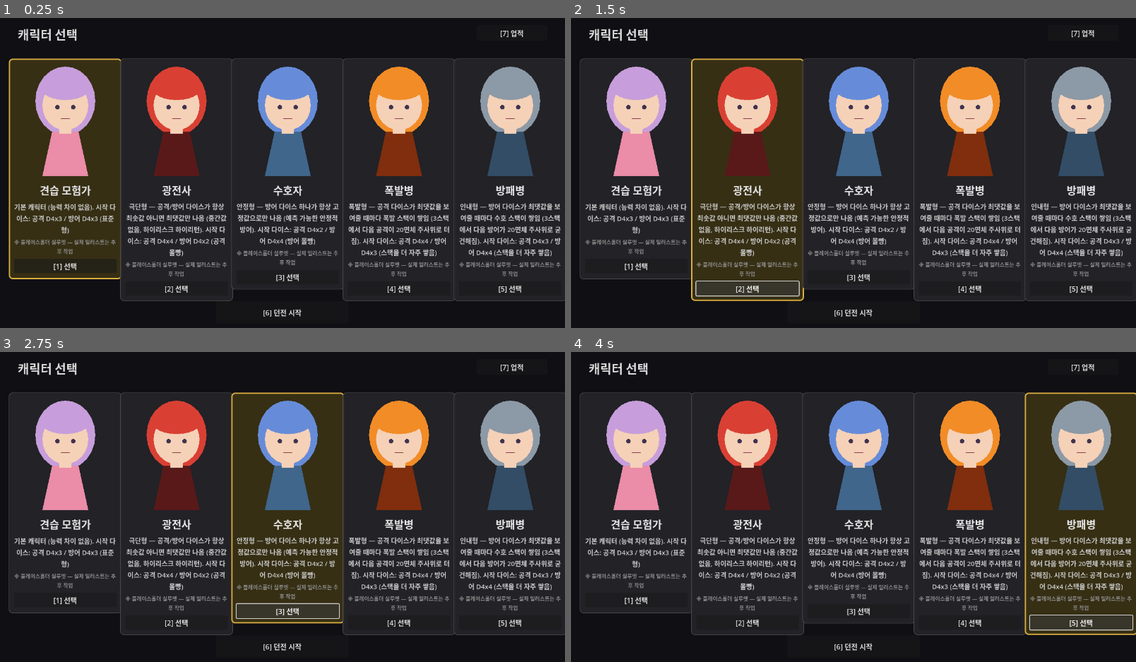
Above: before the commit, frames 1-4 (two rows, left to right).
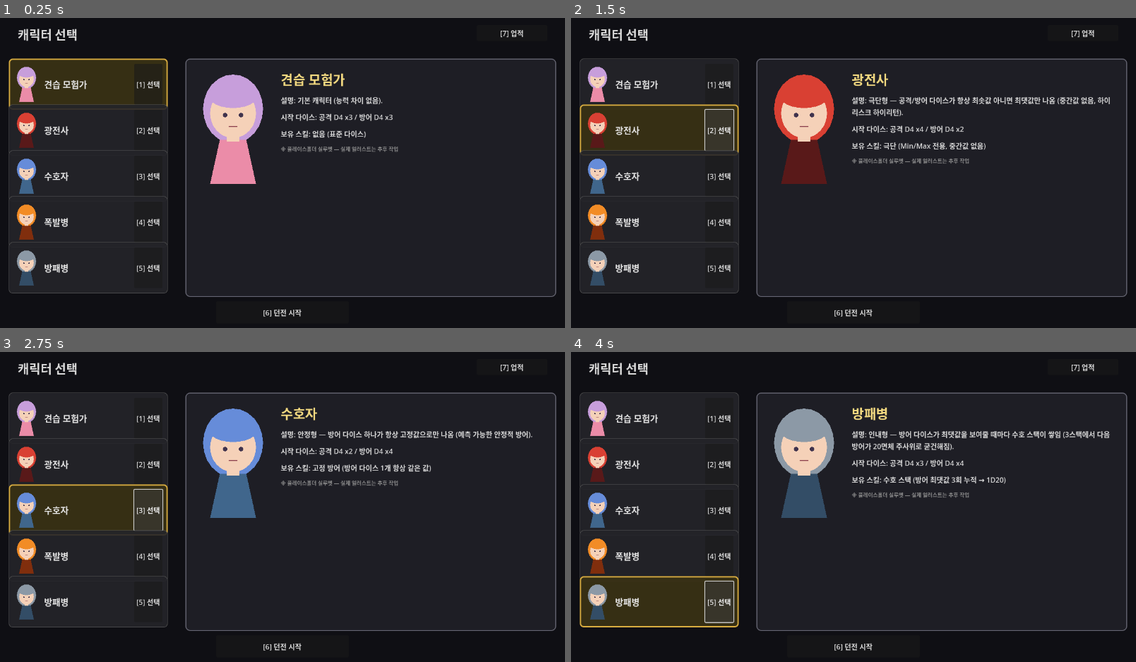
Above: after the commit, the same moments.

Repository: YGseok/ProjectD
Game: Godot game, scene res://code/scenes/character_select.tscn
The game is run twice, just before and just after one commit, with the same random seed, the same clock (stepped at 60 frames per second) and the same inputs.
Inputs:
- Up to frame 1 (0.25 s): no input
- Up to frame 2 (1.5 s): click "[1] 선택" at 0.5 s; click "[2] 선택" at 1.25 s
- Up to frame 3 (2.75 s): click "[3] 선택" at 2 s
- Up to frame 4 (4 s): click "[4] 선택" at 2.75 s; click "[5] 선택" at 3.5 s

The runs differ from the first frame. In frame 1, 26% of the frame differs, in the area x 1-100%, y 12-92%; in frame 2, 30%; in frame 3, 28%; in frame 4, 31%.

Commit message:
feat: 캐릭터 선택 화면을 목록+상세 패널 2단 레이아웃으로 개편
INBOX.md 2026-09-14 요청("외형과 이름들만 간략하게 나오고, 패널 선택시
오른쪽에 상세 정보를 제공") 반영. 카드 하나에 모든 정보를 담아 화면을
5등분하던 방식에서, 왼쪽 좁은 목록(초상+이름+선택 버튼)과 오른쪽 상세
패널(설명/시작 다이스/보유 스킬)로 분리했다. character_profiles.gd에
concept(순수 컨셉 설명)/gimmick_label() 필드·함수를 추가했고, 기존 desc
필드는 deck_panel.gd 등 다른 소비처를 위해 그대로 유지했다.

docs/STATUS.md, docs/feedback/INBOX.md 인수인계 갱신 + 아카이브 정리 포함.

Diff:
--- a/code/scenes/character_select.gd
+++ b/code/scenes/character_select.gd
@@ -16,23 +16,38 @@
 ## (기본값: 첫 번째 프로필) -> "던전 시작" 버튼 -> RunState.reset_run(선택한 id)로
 ## 새 런 시작 -> dungeon_map.tscn.
 
-## CARD_WIDTH_MAX: 캐릭터 수가 적을 때(지금 4종) 카드가 이보다 넓어지지 않게 하는 상한.
-## ROW_MARGIN: 카드 줄 좌우로 남겨두는 여백 — 이 안쪽 폭(1280 - ROW_MARGIN*2)을 카드
-## 개수만큼 나눠 카드 폭을 정하므로, 캐릭터가 늘어나도(5종까지 예정, docs/STATUS.md
-## 다음 할 일 큐 14번) 카드가 화면 밖으로 밀려나지 않는다(4종째부터 실제로 1280px를
-## 넘겨 화면 오른쪽이 잘리던 버그를 이번에 고침 — 폭발병 카드 QA 스크린샷에서 발견).
-const CARD_WIDTH_MAX := 360.0
-const CARD_HEIGHT := 500.0
-const CARD_GAP := 20.0
-const ROW_MARGIN := 20.0
+## CARD_WIDTH/CARD_HEIGHT/CARD_GAP: 왼쪽 카드 목록(초상+이름만, INBOX.md 2026-09-14
+## "외형과 이름들만 간략하게 나오고, 패널 선택시 오른쪽에 상세 정보를 제공"을 반영해
+## 2026-09-15에 "카드 하나에 모든 정보" 방식에서 "간략한 목록 + 오른쪽 상세 패널"
+## 방식으로 개편)의 한 행 크기. 예전에는 카드 폭을 캐릭터 수에 맞춰 동적으로 계산했지만
+## (화면 폭을 5등분), 이제는 카드가 세로로 쌓이는 목록이라 폭이 고정이어도 캐릭터가
+## 늘어나도(6종째부터는 CardsContainer 높이를 넘어 스크롤이 필요해질 수 있음 — 지금
+## 5종까지는 문제 없음) 문제가 없다.
+const CARD_WIDTH := 360.0
+const CARD_HEIGHT := 92.0
+const CARD_GAP := 12.0
+## PORTRAIT_SCALE: CharacterPortraitPlaceholder는 원래 카드 전체(약 136x248px)를 채우는
+## 크기로 그려지므로, 목록의 작은 초상 칸에 맞추려면 축소해야 한다(Node2D.scale 사용 —
+## _draw() 좌표 자체를 다시 계산하지 않고 그대로 축소).
+const PORTRAIT_SCALE := 0.32
 
 @onready var cards_container: Control = $CardsContainer
+@onready var detail_container: Control = $DetailPanelContainer
 @onready var start_button: Button = $StartButton
 @onready var achievement_button: Button = $AchievementButton
 @onready var achievement_panel: AchievementPanel = $AchievementPanel
 
 var _selected_id: String = CharacterProfiles.PROFILES[0]["id"]
 var _card_panels: Dictionary = {} # id -> PanelContainer (선택 강조 갱신용)
+
+## 상세 정보 패널(오른쪽)의 자식 노드들. _build_detail_panel()에서 한 번만 만들고,
+## 카드를 고를 때마다 _refresh_detail_panel()이 텍스트/초상만 바꿔 다시 만들지 않는다
+## (매번 새로 만들면 불필요하게 무겁고, 스크롤 위치 등 상태가 있다면 리셋될 수 있음).
+var _detail_portrait: CharacterPortraitPlaceholder
+var _detail_name_label: Label
+var _detail_concept_label: Label
+var _detail_dice_label: Label
+var _detail_skill_label: Label
 
 ## KeyboardShortcuts로 1~N 숫자 키를 순서대로 배정하는 데 쓴다(INBOX.md 2026-09-14
 ## "키보드로도 조작이 되도록" — 던전 맵/스토리 이벤트/특수 이벤트에 이어 이 화면에도
@@ -46,6 +61,7 @@
 func _ready() -> void:
 	start_button.pressed.connect(_on_start_pressed)
 	achievement_button.pressed.connect(_on_achievement_pressed)
+	_build_detail_panel()
 	_build_cards()
 
 
@@ -54,21 +70,16 @@
 		c.queue_free()
 	_card_panels.clear()
 
-	var count := CharacterProfiles.PROFILES.size()
-	var available_width := 1280.0 - ROW_MARGIN * 2.0
-	var card_width: float = min(CARD_WIDTH_MAX, (available_width - (count - 1) * CARD_GAP) / count)
-	var total_width := count * card_width + (count - 1) * CARD_GAP
-	var start_x := (1280.0 - total_width) / 2.0
-
 	var select_buttons: Array[Button] = []
-	for i in count:
+	for i in CharacterProfiles.PROFILES.size():
 		var profile: Dictionary = CharacterProfiles.PROFILES[i]
-		var card := _make_card(profile, card_width, select_buttons)
-		card.position = Vector2(start_x + i * (card_width + CARD_GAP), 0)
+		var card := _make_card(profile, select_buttons)
+		card.position = Vector2(0, i * (CARD_HEIGHT + CARD_GAP))
 		cards_container.add_child(card)
 		_card_panels[profile["id"]] = card
 
 	_refresh_selection_highlight()
+	_refresh_detail_panel()
 
 	_shortcut_buttons = select_buttons
 	_shortcut_buttons.append(start_button)
@@ -76,61 +87,126 @@
 	KeyboardShortcuts.apply_hints(_shortcut_buttons)
 
 
-func _make_card(profile: Dictionary, card_width: float, select_buttons: Array[Button]) -> PanelContainer:
+## 목록 한 행: 작은 초상 + 이름 + "선택" 버튼뿐(INBOX.md 요청대로 "외형과 이름들만
+## 간략하게"). 컨셉 설명/시작 다이스/스킬 같은 상세 정보는 더 이상 카드에 없고
+## 오른쪽 DetailPanel로 옮겨졌다.
+func _make_card(profile: Dictionary, select_buttons: Array[Button]) -> PanelContainer:
 	var panel := PanelContainer.new()
-	panel.custom_minimum_size = Vector2(card_width, CARD_HEIGHT)
+	panel.custom_minimum_size = Vector2(CARD_WIDTH, CARD_HEIGHT)
 	panel.mouse_filter = Control.MOUSE_FILTER_STOP
 
-	var vbox := VBoxContainer.new()
-	vbox.add_theme_constant_override("separation", 8)
-	vbox.set_anchors_preset(Control.PRESET_FULL_RECT)
-	panel.add_child(vbox)
+	var hbox := HBoxContainer.new()
+	hbox.add_theme_constant_override("separation", 12)
+	hbox.set_anchors_preset(Control.PRESET_FULL_RECT)
+	panel.add_child(hbox)
 
 	var portrait_holder := Control.new()
-	portrait_holder.custom_minimum_size = Vector2(card_width, 260)
+	portrait_holder.custom_minimum_size = Vector2(56, CARD_HEIGHT)
 	var portrait := CharacterPortraitPlaceholder.new()
-	# 실루엣 그리기 범위(대략 position 기준 y -108 ~ +140, character_portrait_placeholder.gd
-	# _draw() 참고, 폭은 최대 ~136px로 card_width보다 항상 작음)가 holder 높이(260) 안에
-	# 들어오도록 y를 114로 둠 — VBoxContainer는 Node2D의 실제 그려지는 범위를 모르고
-	# holder의 custom_minimum_size만 공간으로 예약하므로, 여기서 안 맞추면 아래 이름
-	# 라벨과 겹친다.
-	portrait.position = Vector2(card_width / 2.0, 114)
+	portrait.scale = Vector2(PORTRAIT_SCALE, PORTRAIT_SCALE)
+	# 실루엣 그리기 범위는 원본 스케일 기준 x -68~68 / y -108~140(character_portrait_
+	# placeholder.gd 참고). PORTRAIT_SCALE(0.32)을 곱하면 x -21.8~21.8 / y -34.6~44.8 —
+	# holder(56 x CARD_HEIGHT) 안에서 가로는 중앙(28), 세로는 위/아래 범위 중간이 holder
+	# 세로 중앙(CARD_HEIGHT/2)에 오도록 원점을 살짝 위로 올린다((-34.6+44.8)/2 ≈ 5.1).
+	portrait.position = Vector2(28, CARD_HEIGHT / 2.0 - 5)
 	portrait.set_palette(profile["hair_color"], profile["dress_color"])
 	portrait_holder.add_child(portrait)
-	vbox.add_child(portrait_holder)
+	hbox.add_child(portrait_holder)
 
 	var name_label := Label.new()
 	name_label.text = profile["name"]
-	name_label.horizontal_alignment = HORIZONTAL_ALIGNMENT_CENTER
-	name_label.add_theme_font_size_override("font_size", 24)
+	name_label.vertical_alignment = VERTICAL_ALIGNMENT_CENTER
+	name_label.size_flags_vertical = Control.SIZE_EXPAND_FILL
+	name_label.size_flags_horizontal = Control.SIZE_EXPAND_FILL
+	name_label.add_theme_font_size_override("font_size", 20)
 	name_label.add_theme_color_override("font_color", Color(0.9, 0.9, 0.9))
-	vbox.add_child(name_label)
-
-	var desc_label := Label.new()
-	desc_label.text = profile["desc"]
-	desc_label.horizontal_alignment = HORIZONTAL_ALIGNMENT_CENTER
-	desc_label.autowrap_mode = TextServer.AUTOWRAP_WORD
-	desc_label.custom_minimum_size = Vector2(card_width - 40, 0)
-	desc_label.add_theme_font_size_override("font_size", 15)
-	desc_label.add_theme_color_override("font_color", Color(0.8, 0.8, 0.8))
-	vbox.add_child(desc_label)
+	hbox.add_child(name_label)
+
+	var select_button := Button.new()
+	select_button.text = "선택"
+	select_button.custom_minimum_size = Vector2(64, 0)
+	select_button.pressed.connect(_on_card_selected.bind(profile["id"]))
+	hbox.add_child(select_button)
+	select_buttons.append(select_button)
+
+	return panel
+
+
+## 오른쪽 상세 정보 패널의 뼈대(패널 배경 + 제목/초상/설명/시작 다이스/보유 스킬
+## 라벨)를 한 번만 만든다. 실제 내용은 _refresh_detail_panel()이 채운다.
+func _build_detail_panel() -> void:
+	var panel := PanelContainer.new()
+	panel.set_anchors_preset(Control.PRESET_FULL_RECT)
+	var style := StyleBoxFlat.new()
+	style.bg_color = Color(0.12, 0.12, 0.15, 0.95)
+	style.border_color = Color(0.4, 0.4, 0.45)
+	style.set_border_width_all(2)
+	style.set_corner_radius_all(10)
+	style.content_margin_left = 28
+	style.content_margin_right = 28
+	style.content_margin_top = 24
+	style.content_margin_bottom = 24
+	panel.add_theme_stylebox_override("panel", style)
+	detail_container.add_child(panel)
+
+	var hbox := HBoxContainer.new()
+	hbox.add_theme_constant_override("separation", 28)
+	panel.add_child(hbox)
+
+	var portrait_holder := Control.new()
+	portrait_holder.custom_minimum_size = Vector2(160, 0)
+	_detail_portrait = CharacterPortraitPlaceholder.new()
+	_detail_portrait.position = Vector2(80, 120)
+	portrait_holder.add_child(_detail_portrait)
+	hbox.add_child(portrait_holder)
+
+	var info_vbox := VBoxContainer.new()
+	info_vbox.add_theme_constant_override("separation", 14)
+	info_vbox.size_flags_horizontal = Control.SIZE_EXPAND_FILL
+	hbox.add_child(info_vbox)
+
+	_detail_name_label = Label.new()
+	_detail_name_label.add_theme_font_size_override("font_size", 30)
+	_detail_name_label.add_theme_color_override("font_color", Color(0.95, 0.85, 0.5))
+	info_vbox.add_child(_detail_name_label)
+
+	_detail_concept_label = _make_detail_body_label()
+	info_vbox.add_child(_detail_concept_label)
+
+	_detail_dice_label = _make_detail_body_label()
+	info_vbox.add_child(_detail_dice_label)
+
+	_detail_skill_label = _make_detail_body_label()
+	info_vbox.add_child(_detail_skill_label)
 
 	var note_label := Label.new()
 	note_label.text = "※ 플레이스홀더 실루엣 — 실제 일러스트는 추후 작업"
-	note_label.horizontal_alignment = HORIZONTAL_ALIGNMENT_CENTER
 	note_label.autowrap_mode = TextServer.AUTOWRAP_WORD
-	note_label.custom_minimum_size = Vector2(card_width - 40, 0)
 	note_label.add_theme_font_size_override("font_size", 12)
 	note_label.add_theme_color_override("font_color", Color(0.55, 0.55, 0.55))
-	vbox.add_child(note_label)
-
-	var select_button := Button.new()
-	select_button.text = "선택"
-	select_button.pressed.connect(_on_card_selected.bind(profile["id"]))
-	vbox.add_child(select_button)
-	select_buttons.append(select_button)
-
-	return panel
+	info_vbox.add_child(note_label)
+
+
+func _make_detail_body_label() -> Label:
+	var label := Label.new()
+	label.autowrap_mode = TextServer.AUTOWRAP_WORD
+	label.add_theme_font_size_override("font_size", 16)
+	label.add_theme_color_override("font_color", Color(0.85, 0.85, 0.85))
+	return label
+
+
+## 선택된 캐릭터가 바뀔 때마다 상세 패널 내용을 갱신한다. "시작 다이스"는 desc의
+## 서술형 문장을 다시 파싱하지 않고 attack_count/defense_count에서 직접 만들어
+## (DESIGN.md 확정대로 면 개수는 5종 전부 D4) 캐릭터별 수치 변경에 항상 정확하다.
+func _refresh_detail_panel() -> void:
+	var profile := CharacterProfiles.get_profile(_selected_id)
+	_detail_portrait.set_palette(profile["hair_color"], profile["dress_color"])
+	_detail_name_label.text = profile["name"]
+	_detail_concept_label.text = "설명: %s" % String(profile.get("concept", profile.get("desc", "")))
+	_detail_dice_label.text = "시작 다이스: 공격 D4 x%d / 방어 D4 x%d" % [
+		int(profile.get("attack_count", 3)), int(profile.get("defense_count", 3))
+	]
+	_detail_skill_label.text = "보유 스킬: %s" % CharacterProfiles.gimmick_label(String(profile.get("gimmick", "")))
 
 
 ## 숫자 키(1~9)로 캐릭터 카드 "선택" 버튼(+던전 시작/업적)을 순서대로 누른다
@@ -154,6 +230,7 @@
 func _on_card_selected(id: String) -> void:
 	_selected_id = id
 	_refresh_selection_highlight()
+	_refresh_detail_panel()
 
 
 ## 선택된 카드는 금테(업적 패널의 "해금" 카드와 같은 색 언어), 나머지는 회색 테두리로
--- a/code/scenes/character_select.tscn
+++ b/code/scenes/character_select.tscn
@@ -24,10 +24,16 @@
 label_settings = SubResource("LabelSettings_title")
 
 [node name="CardsContainer" type="Control" parent="."]
-offset_left = 0.0
+offset_left = 20.0
 offset_top = 100.0
-offset_right = 1280.0
-offset_bottom = 620.0
+offset_right = 400.0
+offset_bottom = 640.0
+
+[node name="DetailPanelContainer" type="Control" parent="."]
+offset_left = 420.0
+offset_top = 100.0
+offset_right = 1260.0
+offset_bottom = 640.0
 
 [node name="StartButton" type="Button" parent="."]
 offset_left = 490.0
--- a/code/systems/character_profiles.gd
+++ b/code/systems/character_profiles.gd
@@ -50,11 +50,25 @@
 ##                     최댓값 면을 보여줄 때마다 combat_test.gd가 전투 중 상태로 스택을
 ##                     쌓고, 3스택에서 다음 방어 한 턴만 1D20으로 굴림 (explosive_stack과
 ##                     완전히 같은 메커니즘을 플레이어 방어턴에 대칭 적용)
+## GIMMICK_LABELS: 캐릭터 선택 화면의 상세 정보 패널(2026-09-15 신설, INBOX.md
+## 2026-09-14 "패널 선택시 오른쪽에 상세 정보를 제공, 초기 제공 주사위/보유 스킬 등"
+## 반영)에서 "보유 스킬" 줄에 쓸 짧은 이름표. gimmick 필드 값(위 주석 참고) ->
+## 사람이 읽는 짧은 이름. "desc"의 긴 서술형 설명과 별개로, 목록에서 한눈에 훑어볼
+## 짧은 라벨이 필요해 추가했다.
+const GIMMICK_LABELS := {
+	"": "없음 (표준 다이스)",
+	"min_max_only": "극단 (Min/Max 전용, 중간값 없음)",
+	"fixed_defense_die": "고정 방어 (방어 다이스 1개 항상 같은 값)",
+	"explosive_stack": "폭발 스택 (공격 최댓값 3회 누적 → 1D20)",
+	"guard_stack": "수호 스택 (방어 최댓값 3회 누적 → 1D20)",
+}
+
 const PROFILES := [
 	{
 		"id": "novice",
 		"name": "견습 모험가",
 		"desc": "기본 캐릭터 (능력 차이 없음). 시작 다이스: 공격 D4x3 / 방어 D4x3 (표준형)",
+		"concept": "기본 캐릭터 (능력 차이 없음).",
 		"gimmick": "",
 		"attack_count": 3,
 		"defense_count": 3,
@@ -65,6 +79,7 @@
 		"id": "berserker",
 		"name": "광전사",
 		"desc": "극단형 — 공격/방어 다이스가 항상 최솟값 아니면 최댓값만 나옴 (중간값 없음, 하이리스크 하이리턴). 시작 다이스: 공격 D4x4 / 방어 D4x2 (공격 몰빵)",
+		"concept": "극단형 — 공격/방어 다이스가 항상 최솟값 아니면 최댓값만 나옴 (중간값 없음, 하이리스크 하이리턴).",
 		"gimmick": "min_max_only",
 		"attack_count": 4,
 		"defense_count": 2,
@@ -75,6 +90,7 @@
 		"id": "guardian",
 		"name": "수호자",
 		"desc": "안정형 — 방어 다이스 하나가 항상 고정값으로만 나옴 (예측 가능한 안정적 방어). 시작 다이스: 공격 D4x2 / 방어 D4x4 (방어 몰빵)",
+		"concept": "안정형 — 방어 다이스 하나가 항상 고정값으로만 나옴 (예측 가능한 안정적 방어).",
 		"gimmick": "fixed_defense_die",
 		"attack_count": 2,
 		"defense_count": 4,
@@ -85,6 +101,7 @@
 		"id": "explosive",
 		"name": "폭발병",
 		"desc": "폭발형 — 공격 다이스가 최댓값을 보여줄 때마다 폭발 스택이 쌓임 (3스택에서 다음 공격이 20면체 주사위로 터짐). 시작 다이스: 공격 D4x4 / 방어 D4x3 (스택을 더 자주 쌓음)",
+		"concept": "폭발형 — 공격 다이스가 최댓값을 보여줄 때마다 폭발 스택이 쌓임 (3스택에서 다음 공격이 20면체 주사위로 터짐).",
 		"gimmick": "explosive_stack",
 		"attack_count": 4,
 		"defense_count": 3,
@@ -95,6 +112,7 @@
 		"id": "shieldbearer",
 		"name": "방패병",
 		"desc": "인내형 — 방어 다이스가 최댓값을 보여줄 때마다 수호 스택이 쌓임 (3스택에서 다음 방어가 20면체 주사위로 굳건해짐). 시작 다이스: 공격 D4x3 / 방어 D4x4 (스택을 더 자주 쌓음)",
+		"concept": "인내형 — 방어 다이스가 최댓값을 보여줄 때마다 수호 스택이 쌓임 (3스택에서 다음 방어가 20면체 주사위로 굳건해짐).",
 		"gimmick": "guard_stack",
 		"attack_count": 3,
 		"defense_count": 4,
@@ -114,6 +132,13 @@
 	return PROFILES[0]
 
 
+## gimmick 필드 값 -> GIMMICK_LABELS의 짧은 사람 읽기용 이름표. 모르는 값이 들어오면
+## (새 기믹을 추가하고 라벨을 깜빡한 경우) 원래 문자열을 그대로 반환해 완전히
+## 빈 화면이 되는 대신 최소한 뭔가는 보이게 한다.
+static func gimmick_label(gimmick: String) -> String:
+	return GIMMICK_LABELS.get(gimmick, gimmick)
+
+
 ## 방어 다이스 고정값 계산: 몬스터 "오크"(fixed_value)와 같은 공식(면 개수 평균 반올림)을
 ## 재사용해 D4 기준 3(=ceil(5/2))이 되도록 한다 — 새 밸런스 상수를 따로 만들지 않음.
 static func fixed_defense_die_value(sides: int) -> int:
Not shown, changed: docs/INBOX_ARCHIVE.md
Not shown, changed: docs/STATUS.md
Not shown, changed: docs/STATUS_ARCHIVE.md
Not shown, changed: docs/feedback/INBOX.md
